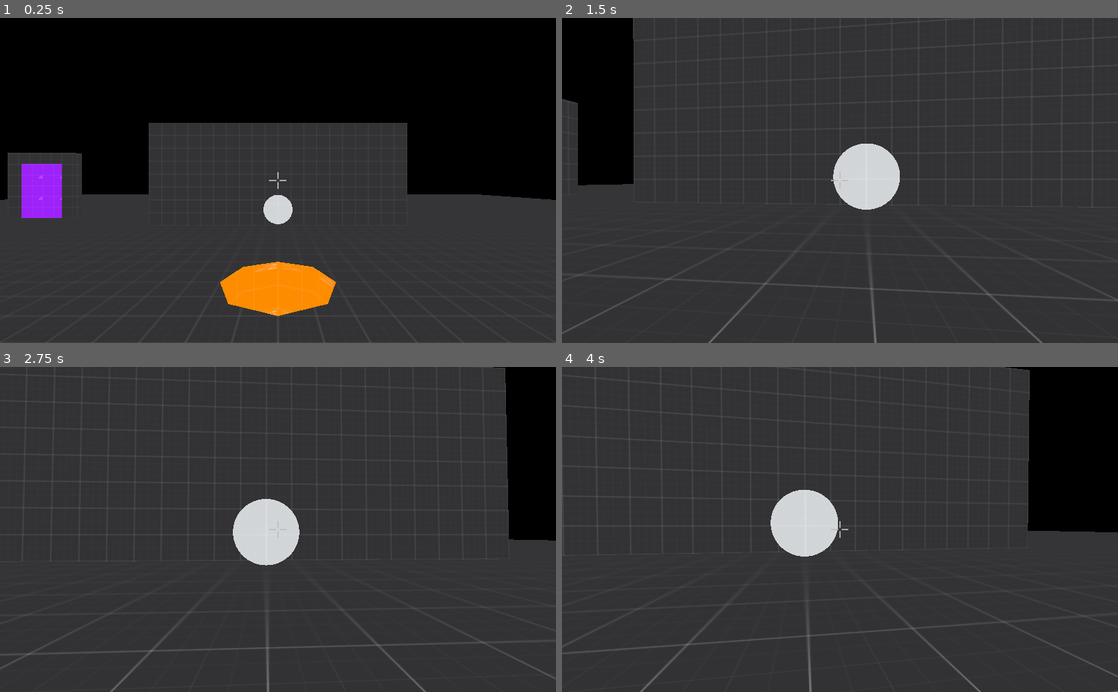
Above: before the commit, frames 1-4 (two rows, left to right).
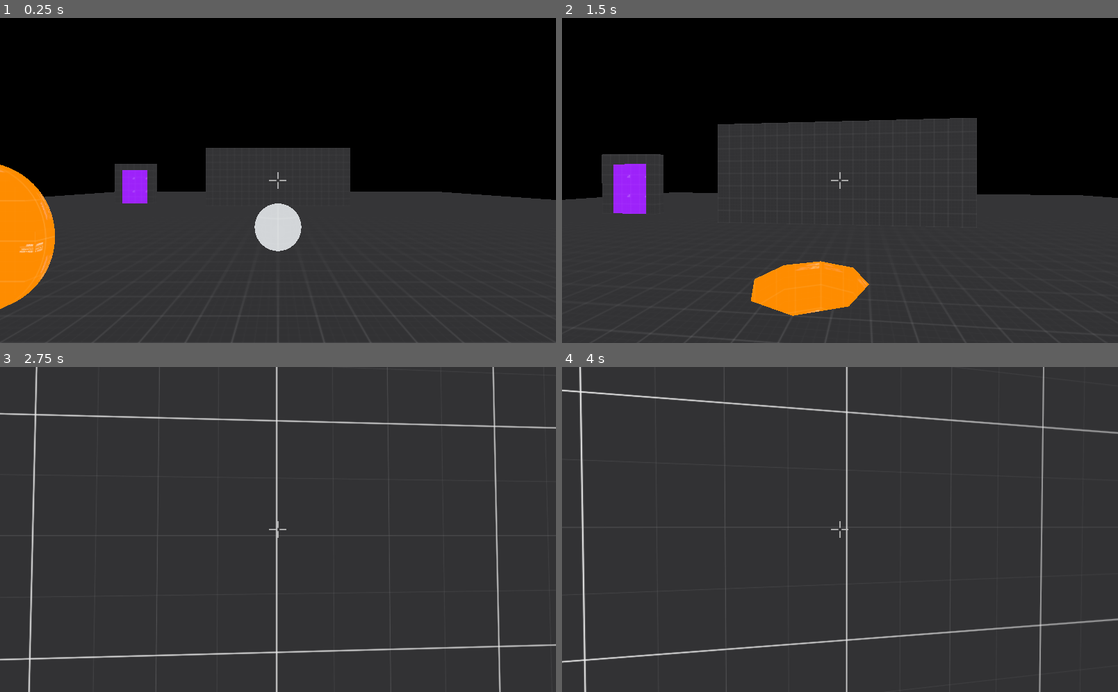
Above: after the commit, the same moments.

Repository: Datoh/RocketGolf
Game: Godot game, scene res://scenes/LevelTest.tscn
Same seed, same stepped clock (60 frames per second), same inputs: the game is played once before the commit and once after it.
Inputs (mouse positions are in pixels of both pictures, inside the frame that each line leads up to):
- Up to frame 1 (0.25 s): no input
- Up to frame 2 (1.5 s): move the mouse to (867, 180) at 0.52 s; hold Up (ui_up) from 0.53 s (still down); move the mouse to (812, 180) at 1.27 s
- Up to frame 3 (2.75 s): keep holding Up (ui_up); move the mouse to (289, 523) at 2.02 s
- Up to frame 4 (4 s): keep holding Up (ui_up); move the mouse to (834, 536) at 2.77 s; move the mouse to (878, 532) at 3.52 s

The runs differ from the first frame. In frame 1, 15% of the frame differs, in the area x 0-85%, y 32-92%; in frame 2, 43%, in the area x 0-100%, y 0-100%; in frame 3, 9.8%; in frame 4, 13%.

Commit message:
[physic] Fix rocket collision

Diff:
--- a/scenes/Ball.tscn
+++ b/scenes/Ball.tscn
@@ -12,8 +12,8 @@
 points = PoolVector3Array( 0, 0.5, 0, 0, 0.5, 0, 0, 0.5, 0, 0, 0.5, 0, 0, 0.5, 0, 0, 0.5, 0, 0, 0.5, 0, 0, 0.5, 0, 0, 0 …(68746 unchanged characters)…
 
 [node name="Ball" type="RigidBody"]
-collision_layer = 2147483670
-collision_mask = 22
+collision_layer = 2147483666
+collision_mask = 0
 continuous_cd = true
 contacts_reported = 3
 contact_monitor = true
@@ -27,7 +27,11 @@
 [node name="CollisionShape" type="CollisionShape" parent="."]
 shape = SubResource( 2 )
 
-[node name="StaticBody" type="StaticBody" parent="."]
+[node name="StaticBody" type="StaticBody" parent="." groups=[
+"ball",
+]]
+collision_layer = 5
+collision_mask = 0
 
 [node name="CollisionShape" type="CollisionShape" parent="StaticBody"]
 shape = SubResource( 2 )
--- a/scenes/Hole.tscn
+++ b/scenes/Hole.tscn
@@ -12,7 +12,7 @@
 script = ExtResource( 1 )
 
 [node name="Area" type="Area" parent="."]
-collision_layer = 2
+collision_layer = 0
 collision_mask = 2
 
 [node name="CollisionShape" type="CollisionShape" parent="Area"]
--- a/scenes/Jumper.tscn
+++ b/scenes/Jumper.tscn
@@ -14,8 +14,8 @@
 script = ExtResource( 1 )
 
 [node name="Area" type="Area" parent="."]
-collision_layer = 16
-collision_mask = 16
+collision_layer = 0
+collision_mask = 2
 
 [node name="CollisionShape" type="CollisionShape" parent="Area"]
 shape = SubResource( 1 )
--- a/scenes/JumperTrigger.tscn
+++ b/scenes/JumperTrigger.tscn
@@ -13,8 +13,8 @@
 [node name="JumperTrigger" type="StaticBody" groups=[
 "jumper_trigger",
 ]]
-collision_layer = 5
-collision_mask = 4
+collision_layer = 0
+collision_mask = 2147483655
 script = ExtResource( 2 )
 
 [node name="MeshInstance" type="MeshInstance" parent="."]
--- a/scenes/LevelTest.tscn
+++ b/scenes/LevelTest.tscn
@@ -20,8 +20,8 @@
 
 [node name="Ground" type="CSGBox" parent="Content"]
 use_collision = true
-collision_layer = 5
-collision_mask = 5
+collision_layer = 0
+collision_mask = 7
 width = 50.0
 depth = 50.0
 material = ExtResource( 5 )
@@ -35,18 +35,18 @@
 [node name="Top" type="CSGBox" parent="Content"]
 transform = Transform( 1, 0, 0, 0, 1, 0, 0, 0, 1, 0, 0, 10 )
 use_collision = true
-collision_layer = 5
-collision_mask = 5
+collision_layer = 0
+collision_mask = 7
 width = 10.0
 height = 10.0
 depth = 10.0
 material = ExtResource( 5 )
 
 [node name="Player" parent="." instance=ExtResource( 3 )]
-transform = Transform( -1, 0, -3.25841e-07, 0, 1, 0, 3.25841e-07, 0, -1, 0, 1.5, -4 )
+transform = Transform( -1, 0, -3.25841e-07, 0, 1, 0, 3.25841e-07, 0, -1, 0, 1.5, -11 )
 
 [node name="Ball" parent="." instance=ExtResource( 4 )]
-transform = Transform( -4.37114e-08, 0, -1, 0, 1, 0, 1, 0, -4.37114e-08, 0, 2, 4 )
+transform = Transform( -4.37114e-08, 0, -1, 0, 1, 0, 1, 0, -4.37114e-08, 0, 2, -6 )
 
 [node name="WallsPlayer" type="StaticBody" parent="."]
 visible = false
--- a/scenes/Player.tscn
+++ b/scenes/Player.tscn
@@ -17,7 +17,6 @@
 mid_height = 1.5
 
 [node name="Player" type="KinematicBody"]
-collision_layer = 9
 collision_mask = 9
 script = ExtResource( 1 )
 
--- a/scenes/Rocket.tscn
+++ b/scenes/Rocket.tscn
@@ -11,7 +11,7 @@
 [sub_resource type="ConvexPolygonShape" id=2]
 points = PoolVector3Array( 0, 0.1, 0, 0, 0.1, 0, 0, 0.1, 0, 0, 0.1, 0, 0, 0.1, 0, 0, 0.1, 0, 0, 0.1, 0, 0, 0.1, 0, 0, 0 …(74181 unchanged characters)…
 
-[node name="Rocket" type="Area"]
+[node name="Rocket" type="KinematicBody"]
 collision_layer = 4
 collision_mask = 4
 script = ExtResource( 1 )
@@ -31,5 +31,4 @@
 [node name="Timer" type="Timer" parent="."]
 wait_time = 100.0
 one_shot = true
-[connection signal="body_entered" from="." to="." method="_on_Rocket_body_entered"]
 [connection signal="timeout" from="Timer" to="." method="_on_Timer_timeout"]
--- a/scenes/Teleport.tscn
+++ b/scenes/Teleport.tscn
@@ -10,8 +10,8 @@
 [node name="Teleport" type="CSGBox"]
 transform = Transform( 1, 0, 0, 0, 1, 0, 0, 0, 1, 0, 2.04489, 0 )
 use_collision = true
-collision_layer = 5
-collision_mask = 5
+collision_layer = 0
+collision_mask = 7
 width = 3.0
 height = 4.0
 depth = 0.5
--- a/scenes/levels/Level1.tscn
+++ b/scenes/levels/Level1.tscn
@@ -16,8 +16,8 @@
 
 [node name="Ground" type="CSGBox" parent="Content"]
 use_collision = true
-collision_layer = 5
-collision_mask = 5
+collision_layer = 0
+collision_mask = 7
 width = 20.0
 depth = 50.0
 material = ExtResource( 5 )
--- a/scenes/levels/Level2.tscn
+++ b/scenes/levels/Level2.tscn
@@ -17,8 +17,8 @@
 [node name="Ground1" type="CSGBox" parent="Content"]
 transform = Transform( 1, 0, 0, 0, 1, 0, 0, 0, 1, 0, 0, -45 )
 use_collision = true
-collision_layer = 5
-collision_mask = 5
+collision_layer = 0
+collision_mask = 7
 width = 20.0
 depth = 10.0
 material = ExtResource( 5 )
@@ -26,8 +26,8 @@
 [node name="Ground2" type="CSGBox" parent="Content"]
 transform = Transform( 1, 0, 0, 0, 1, 0, 0, 0, 1, 0, 10, 50 )
 use_collision = true
-collision_layer = 5
-collision_mask = 5
+collision_layer = 0
+collision_mask = 7
 width = 20.0
 height = 20.0
 depth = 20.0
@@ -40,8 +40,8 @@
 [node name="CSGPolygon" type="CSGPolygon" parent="Content"]
 transform = Transform( -3.49691e-06, 0, 20, 0, 1, 0, -80, 0, -8.74228e-07, 10, 0, 40 )
 use_collision = true
-collision_layer = 5
-collision_mask = 5
+collision_layer = 0
+collision_mask = 7
 polygon = PoolVector2Array( 0, 0, 0, 20, 1, 1, 1, 0 )
 material = ExtResource( 5 )
 
--- a/scenes/levels/Level3.tscn
+++ b/scenes/levels/Level3.tscn
@@ -18,8 +18,8 @@
 
 [node name="Ground" type="CSGBox" parent="Content"]
 use_collision = true
-collision_layer = 5
-collision_mask = 5
+collision_layer = 0
+collision_mask = 7
 width = 20.0
 depth = 50.0
 material = ExtResource( 5 )
@@ -27,8 +27,8 @@
 [node name="Top" type="CSGBox" parent="Content"]
 transform = Transform( 1, 0, 0, 0, 1, 0, 0, 0, 1, 0, 4, 10 )
 use_collision = true
-collision_layer = 5
-collision_mask = 5
+collision_layer = 0
+collision_mask = 7
 width = 20.0
 height = 10.0
 depth = 30.0
--- a/scenes/levels/Level4.tscn
+++ b/scenes/levels/Level4.tscn
@@ -18,8 +18,8 @@
 
 [node name="Ground" type="CSGBox" parent="Content"]
 use_collision = true
-collision_layer = 5
-collision_mask = 5
+collision_layer = 0
+collision_mask = 7
 width = 20.0
 depth = 50.0
 material = ExtResource( 9 )
@@ -27,8 +27,8 @@
 [node name="Top4" type="CSGBox" parent="Content"]
 transform = Transform( 1, 0, 0, 0, 1, 0, 0, 0, 1, 0, 6, 11 )
 use_collision = true
-collision_layer = 5
-collision_mask = 5
+collision_layer = 0
+collision_mask = 7
 width = 20.0
 height = 14.0
 material = ExtResource( 9 )
@@ -36,8 +36,8 @@
 [node name="Top2" type="CSGBox" parent="Content"]
 transform = Transform( 1, 0, 0, 0, 1, 0, 0, 0, 1, 0, 4, 10 )
 use_collision = true
-collision_layer = 5
-collision_mask = 5
+collision_layer = 0
+collision_mask = 7
 width = 20.0
 height = 10.0
 depth = 30.0
@@ -50,8 +50,8 @@
 [node name="Top3" type="CSGBox" parent="Content"]
 transform = Transform( 1, 0, 0, 0, 1, 0, 0, 0, 1, 0, 9, -23 )
 use_collision = true
-collision_layer = 5
-collision_mask = 5
+collision_layer = 0
+collision_mask = 7
 width = 20.0
 height = 20.0
 depth = 6.0
@@ -61,7 +61,7 @@
 transform = Transform( -1, 0, -3.25841e-07, 0, 1, 0, 3.25841e-07, 0, -1, 0, 1.5, -18 )
 
 [node name="Ball" parent="." instance=ExtResource( 5 )]
-transform = Transform( -4.37114e-08, 0, -1, 0, 1, 0, 1, 0, -4.37114e-08, 0, 2, -10 )
+transform = Transform( -4.37114e-08, 0, -1, 0, 1, 0, 1, 0, -4.37114e-08, 0, 2, -13 )
 
 [node name="WallsPlayer" type="StaticBody" parent="."]
 collision_layer = 2147483648
--- a/scenes/levels/Level5.tscn
+++ b/scenes/levels/Level5.tscn
@@ -20,8 +20,8 @@
 
 [node name="Ground" type="CSGBox" parent="Content"]
 use_collision = true
-collision_layer = 5
-collision_mask = 5
+collision_layer = 0
+collision_mask = 7
 width = 20.0
 depth = 50.0
 material = ExtResource( 9 )
@@ -32,8 +32,8 @@
 [node name="Top" type="CSGBox" parent="Content"]
 transform = Transform( 1, 0, 0, 0, 1, 0, 0, 0, 1, 0, 9, 10 )
 use_collision = true
-collision_layer = 5
-collision_mask = 5
+collision_layer = 0
+collision_mask = 7
 width = 20.0
 height = 20.0
 depth = 30.0
@@ -46,8 +46,8 @@
 [node name="Top2" type="CSGBox" parent="Content"]
 transform = Transform( 1, 0, 0, 0, 1, 0, 0, 0, 1, 0, 9, -23 )
 use_collision = true
-collision_layer = 5
-collision_mask = 5
+collision_layer = 0
+collision_mask = 7
 width = 20.0
 height = 20.0
 depth = 5.0
--- a/scripts/Rocket.gd
+++ b/scripts/Rocket.gd
@@ -1,11 +1,15 @@
-extends Area
+extends KinematicBody
 
 export(float) var speed := 25.0
 export(float) var blow_radius := 3.0
-export(float) var blow_force := 20.0
+export(float) var blow_force_direct := 20.0
+export(float) var blow_force_indirect := 20.0
+export(float) var factor_add_velocity_hit_directly := 0.5
+export(float) var factor_add_up_hit_indirectly := 1.0
 
 var velocity := Vector3.ZERO
 var colliding_body: Spatial = null
+var colliding_position := Vector3.ZERO
 
 signal rocket_blow(rocket)
 
@@ -15,42 +19,39 @@
   transform = direction
   velocity = -transform.basis.z * speed
 
+
 func hit(body: Spatial, position: Vector3) -> bool:
-  var hit := colliding_body == body
+  var hit_directly := colliding_body == body
+  var hit := hit_directly
+
   var distance := 0.0
-  var collider_point := global_transform.origin
-
-  # first check if body is overlapping rocket
-  if !hit:
-    for overlapping_body in get_overlapping_bodies():
-      hit = hit || overlapping_body == body
 
   # else check if near
   if !hit:
-    var raycast = $RayCast
-    raycast.cast_to = Vector3.ZERO
-    raycast.cast_to.z = blow_radius
+    var raycast := $RayCast
+    raycast.look_at(position, Vector3.UP)
+    raycast.cast_to = Vector3(0.0, 0.0, -blow_radius)
     raycast.force_raycast_update()
-    if colliding_body == raycast.get_collider():
-      raycast.global_transform.origin = raycast.get_collision_point()
-      raycast.transform.origin -= velocity.normalized() * 0.1
-
-    raycast.look_at(position, Vector3.UP)
-    raycast.cast_to.z = -blow_radius
-    raycast.force_raycast_update()
-    hit = body == raycast.get_collider()
+    var colliding_ball = raycast.get_collider()
+    hit = colliding_ball != null && body == colliding_ball.get_parent()
     if hit:
-      collider_point = raycast.get_collision_point()
-      distance = collider_point.distance_to(global_transform.origin)
+      colliding_position = raycast.get_collision_point()
+      distance = colliding_position.distance_to(global_transform.origin)
       hit = distance < blow_radius
 
     raycast.global_transform.origin = global_transform.origin
 
   if hit:
-    var impulse_direction = global_transform.origin.direction_to(position)
-    var impulse_force = (blow_radius - distance) / blow_radius
-    # far is the explosion, lower is the impulse
+    var impulse_direction := global_transform.origin.direction_to(position).normalized()
+    if !hit_directly:
+      impulse_direction += Vector3.UP * factor_add_up_hit_indirectly
+    else:
+      impulse_direction += velocity.normalized() * factor_add_velocity_hit_directly
+
+    var impulse_force := (blow_radius - distance) / blow_radius
+    # farest is the explosion, lower is the impulse
     impulse_force = ease(impulse_force, 2.6) # see https://godotengine.org/qa/59172/how-do-i-properly-use-the-ease-function
+    var blow_force := blow_force_direct if hit_directly else blow_force_indirect
     body.apply_central_impulse(impulse_direction.normalized() * impulse_force * blow_force)
 
   return hit
@@ -61,15 +62,14 @@
 
 
 func _physics_process(delta: float) -> void:
-  transform.origin += velocity * delta
-
-
-func _on_Rocket_body_entered(body: Node) -> void:
-  if colliding_body != null: # already collide
-    return
-
-  if body.is_in_group("jumper_trigger"):
-    body.do_jump()
-  colliding_body = body
-  emit_signal("rocket_blow", self)
-  queue_free()
+  var colliding_info = move_and_collide(velocity * delta)
+  if colliding_info != null:
+    colliding_body = colliding_info.collider
+    print(colliding_body.name)
+    if colliding_body.is_in_group("ball"):
+      colliding_body = colliding_body.get_parent()
+    colliding_position = colliding_info.position
+    if colliding_body.is_in_group("jumper_trigger"):
+      colliding_body.do_jump()
+    emit_signal("rocket_blow", self)
+    queue_free()
